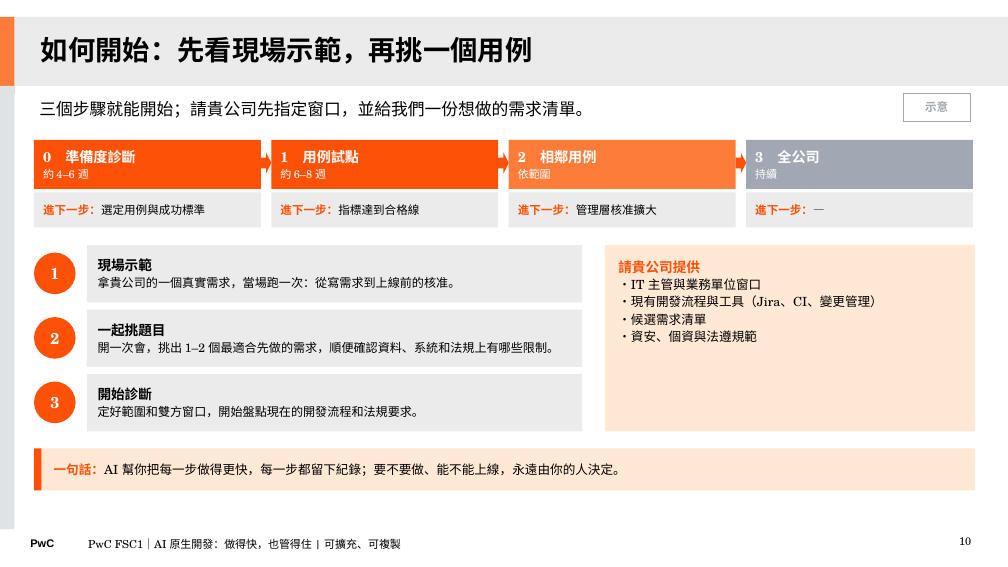
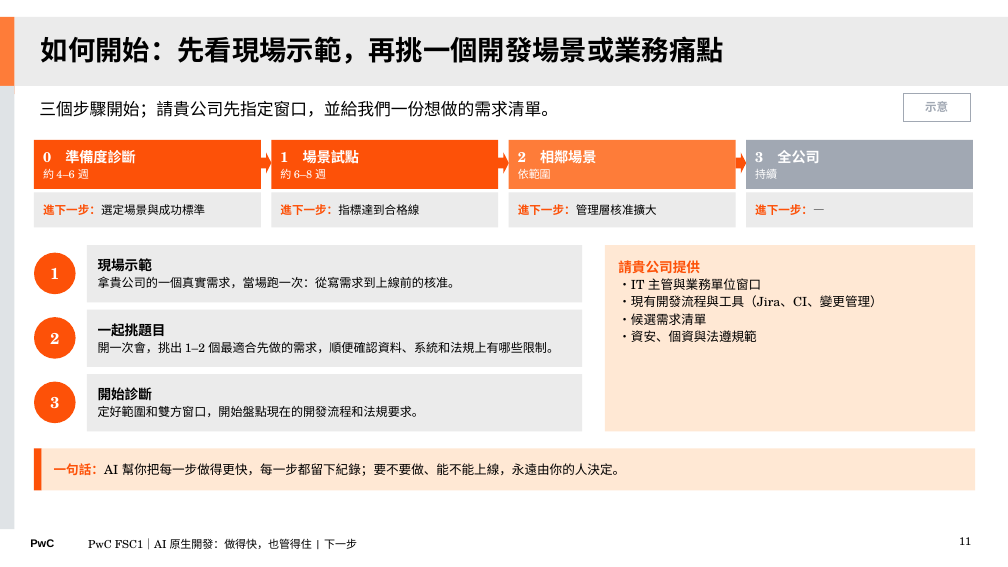
Before and after one commit to Robshao/PwC_FSC1, a slide deck: slide 11 of research/ai-native-sdlc/AI原生開發_做得快也管得住_第一次會議版.pptx (slide 10 before the commit). Drawn at 1008x567 pixels with LibreOffice and Linux fonts; fonts in the diff are those of the drawing. Boxes give left, top, right and bottom in pixels: in the first picture for what was removed or moved away, otherwise in the second. Text is boxed around its words. In the diff, an @@ line names an element or a change of style, - is before the commit and + after.

```diff
--- a/research/ai-native-sdlc/AI原生開發_做得快也管得住_第一次會議版.pptx
+++ b/research/ai-native-sdlc/AI原生開發_做得快也管得住_第一次會議版.pptx
@@ title at (41,36,724,64): text changed @@
-如何開始：先看現場示範，再挑一個用例
+如何開始：先看現場示範，再挑一個開發場景或業務痛點
@@ text at (39,101,558,118): text changed @@
-三個步驟就能開始；請貴公司先指定窗口，並給我們一份想做的需求清單。
+三個步驟開始；請貴公司先指定窗口，並給我們一份想做的需求清單。
@@ text in rectangle at (280,148,359,167): text changed @@
-1 用例試點
+1 場景試點
@@ text in rectangle at (518,148,596,167): text changed @@
-2 相鄰用例
+2 相鄰場景
@@ text in rectangle at (43,204,205,215): text changed @@
-進下一步：選定用例與成功標準
+進下一步：選定場景與成功標準
@@ text at (88,538,357,549): text changed @@
-PwC FSC1｜AI 原生開發：做得快，也管得住 | 可擴充、可複製
+PwC FSC1｜AI 原生開發：做得快，也管得住 | 下一步
@@ page number at (959,537,971,545): text changed @@
-10
+11
```
Also in this commit, not shown: 6 other slides changed, 2 slides added, 9 other files.
